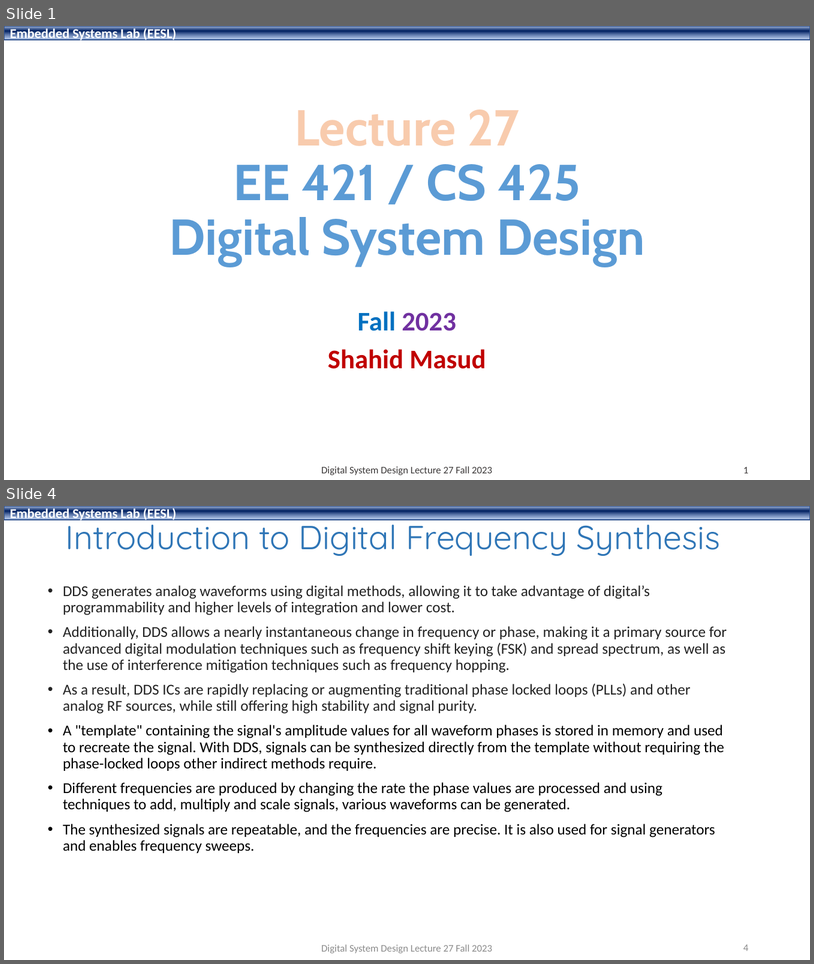
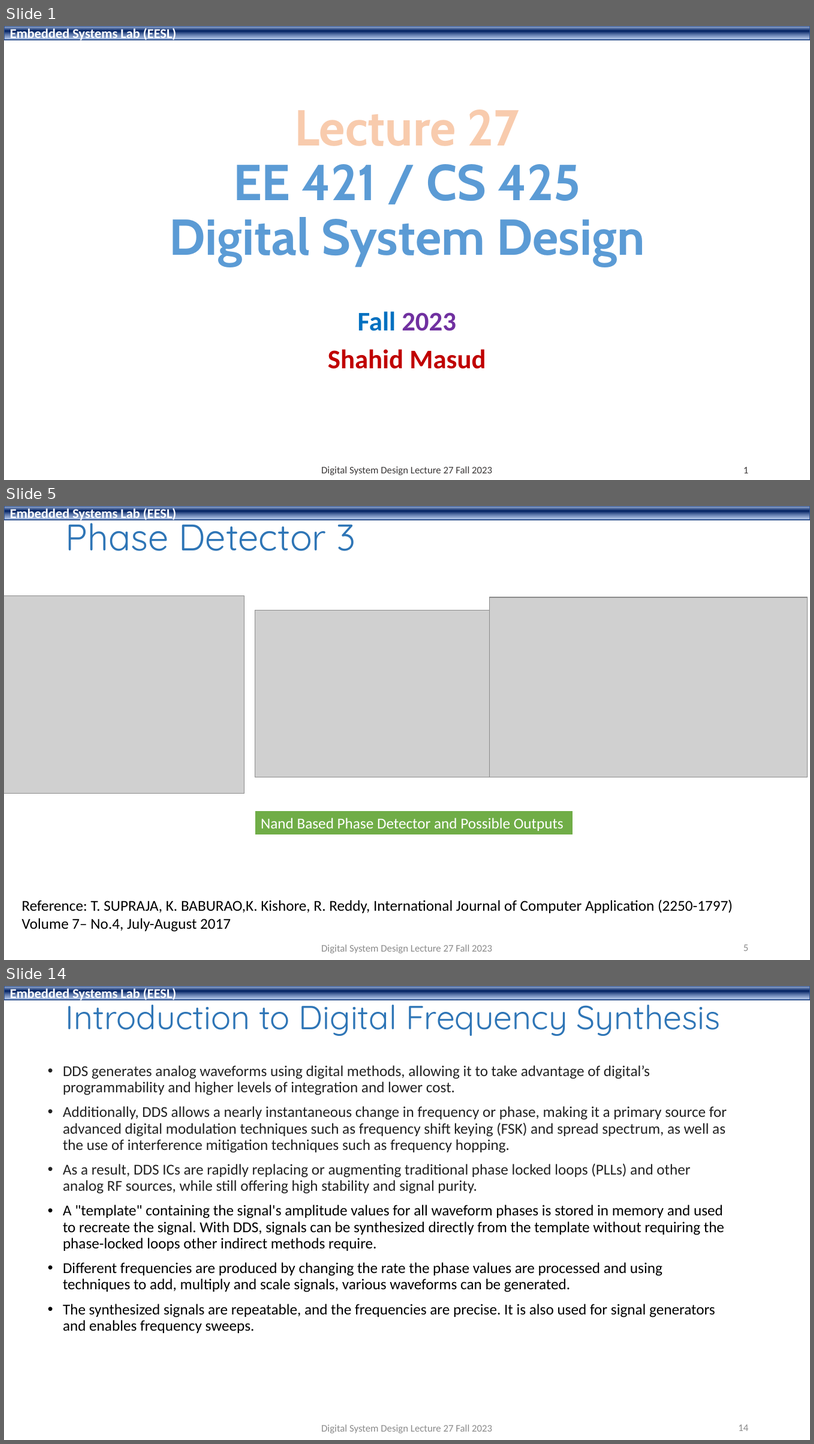
Before and after one commit to shahidmasud/shahidmasud.github.io, a slide deck: DSD_Lec27_Fall2023.ppsx. Shown one above the other, each under a label of ours: slides 1 and 4 before the commit, slides 1, 5 and 14 after it; the slides between them are not shown. The pictures are 814x964 and 814x1444 pixels, drawn with LibreOffice and Linux fonts; fonts in the diff are those of the drawing; grey boxes stand for pictures; background and template pictures are left out. Boxes give left, top, right and bottom in pixels: in the first picture for what was removed or moved away, otherwise in the second. Text is boxed around its words. In the diff, an @@ line names an element or a change of style, - is before the commit and + after.

```diff
--- a/DSD_Lec27_Fall2023.ppsx
+++ b/DSD_Lec27_Fall2023.ppsx
@@ slide 5 added at [4,506,810,960], background #FFFFFF; not listed: 1 template element that a slide beside it also shows @@
@@ title added at [65,512,356,551], 44 pt, text #2E75B6 @@
+Phase Detector 3
@@ picture added at [4,596,244,793] @@
@@ picture added at [255,610,495,777] @@
@@ picture added at [490,597,808,777] @@
@@ rectangle added at [255,810,574,834], fill #70AD47, outline #FFFFFF 1.5 pt, 18 pt, text #FFFFFF @@
+Nand Based Phase Detector and Possible Outputs
@@ text added at [22,899,733,931], 18 pt, text #000000 @@
+Reference: T. SUPRAJA, K. BABURAO,K. Kishore, R. Reddy, International Journal of Computer Application (2250-1797) Volume 7– No.4, July-August 2017
@@ text added at [321,944,492,953], 12 pt, text #8C8C8C @@
+Digital System Design Lecture 27 Fall 2023
@@ page number added at [744,944,749,951], 12 pt, text #8C8C8C @@
+5
@@ what was slide 4 is now slide 14 @@
@@ page number at [738,1424,749,1431]: text changed @@
-4
+14
```
Also in this commit, not shown: 1 slide changed, 9 other slides added, 1 other file.
